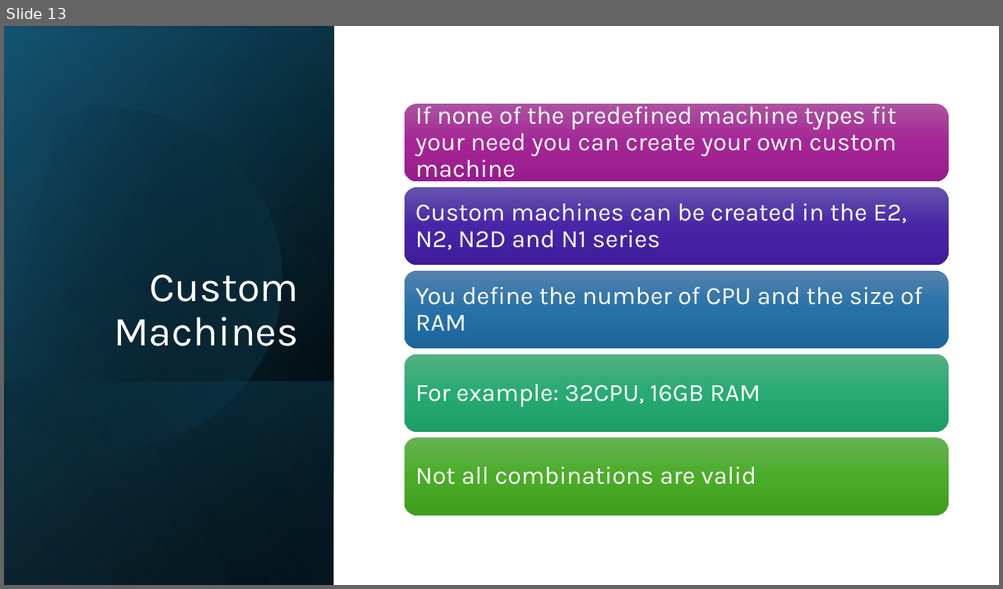
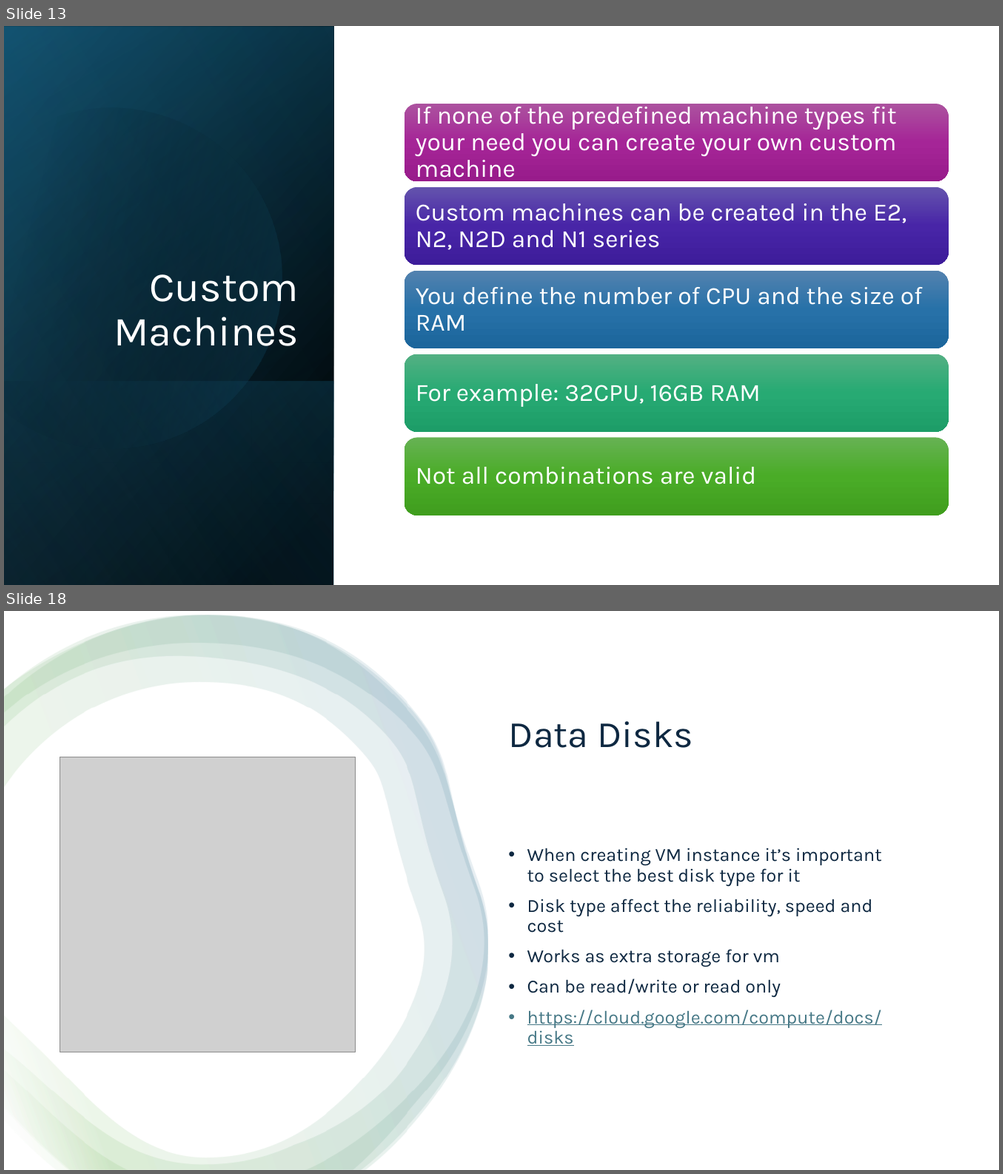
Before and after one commit to lkdrall/GCP-Professional, a slide deck: Module-2 - Project, Compute.pptx. Shown one above the other, each under a label of ours: slide 13 before the commit, slides 13 and 18 after it; the slides between them are not shown. The pictures are 1003x589 and 1003x1174 pixels, drawn with LibreOffice and Linux fonts; fonts in the diff are those of the drawing; grey boxes stand for pictures. Boxes give left, top, right and bottom in pixels: in the first picture for what was removed or moved away, otherwise in the second. Text is boxed around its words. In the diff, an @@ line names an element or a change of style, - is before the commit and + after.

```diff
--- a/Module-2 - Project, Compute.pptx
+++ b/Module-2 - Project, Compute.pptx
@@ slide 18 added at bbox=[4, 611, 999, 1170], background #FFFFFF @@
@@ rectangle added at bbox=[4, 611, 999, 1170], fill #FFFFFF @@
@@ freeform shape added at bbox=[4, 615, 487, 1170], fill gradient #FFFFFF to #4EA72E to #156082 @@
@@ freeform shape added at bbox=[4, 615, 487, 1170], fill gradient #FFFFFF to #4EA72E to #156082 @@
@@ freeform shape added at bbox=[4, 615, 487, 1170], fill gradient #FFFFFF to #4EA72E to #156082 @@
@@ title added at bbox=[509, 721, 693, 748], 36 pt, text #0E2841 @@
+Data Disks
@@ picture added at bbox=[60, 758, 356, 1053] @@
@@ text added at bbox=[527, 848, 882, 1046], 18 pt, text #0E2841 @@
+• When creating VM instance it’s important to select the best disk type for it
+• Disk type affect the reliability, speed and cost
+• Works as extra storage for vm
+• Can be read/write or read only
+• https://cloud.google.com/compute/docs/disks
```
Also in this commit, not shown: 1 slide changed, 9 other slides added, 1 slide removed.
